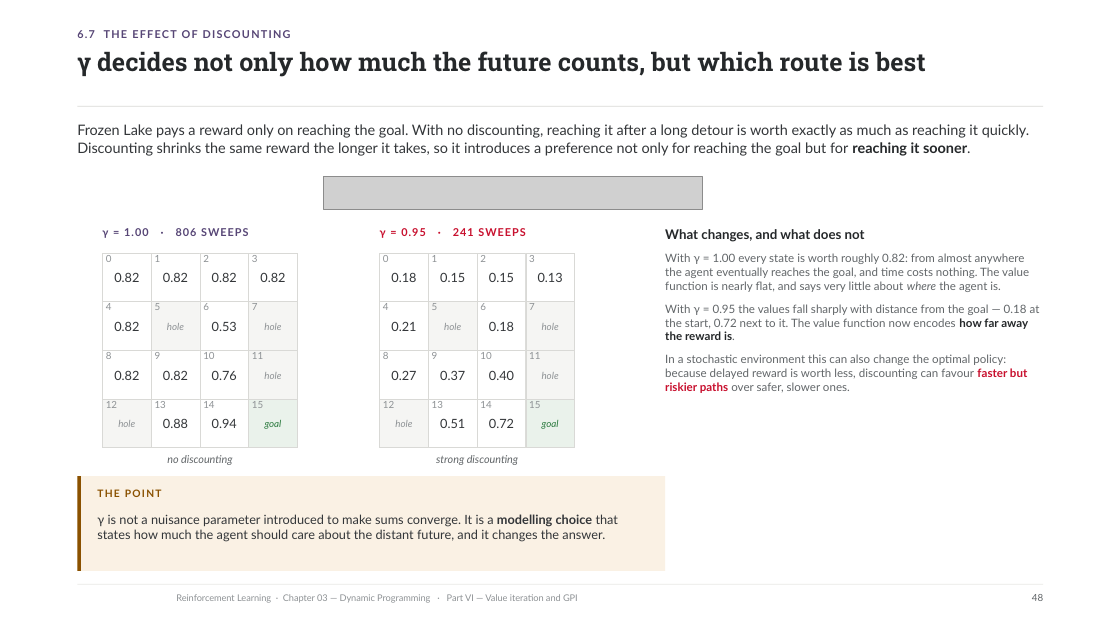
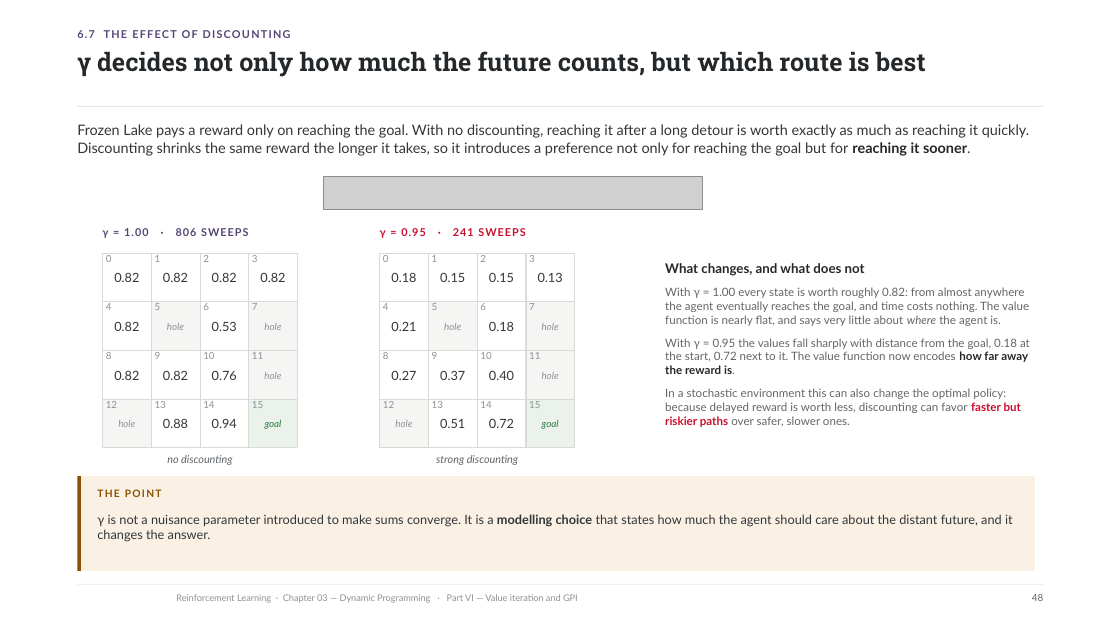
Before and after one commit to riccardoberta/reinforcement-learning, a slide deck: slide 48 of 03 - Dynamic Programming/slides.pptx. Drawn at 1120x630 pixels with LibreOffice and Linux fonts; fonts in the diff are those of the drawing; grey boxes stand for pictures; background and template pictures are left out. Boxes give left, top, right and bottom in pixels: in the first picture for what was removed or moved away, otherwise in the second. Text is boxed around its words. In the diff, an @@ line names an element or a change of style, - is before the commit and + after.

```diff
--- a/03 - Dynamic Programming/slides.pptx
+++ b/03 - Dynamic Programming/slides.pptx
@@ text "What changes, and what does ...": place and size @@
-text "What changes, and what does ..." at (665,229,1040,393)
+text "What changes, and what does ..." at (665,287,1030,427)
@@ text at (665,338,1030,427): text changed @@
-With γ = 0.95 the values fall sharply with distance from the goal — 0.18 at the start, 0.72 next to it. The value function now encodes how far away the reward is.
-In a stochastic environment this can also change the optimal policy: because delayed reward is worth less, discounting can favour faster but riskier paths over safer, slower ones.
+With γ = 0.95 the values fall sharply with distance from the goal, 0.18 at the start, 0.72 next to it. The value function now encodes how far away the reward is.
+In a stochastic environment this can also change the optimal policy: because delayed reward is worth less, discounting can favor faster but riskier paths over safer, slower ones.
@@ rectangle: place and size @@
-rectangle at (77,476,665,571)
+rectangle at (77,476,1035,571)
@@ text "γ is not a nuisance ..." rewrapped from (97,514,618,542) to (97,514,1013,542) @@
```
Also in this commit, not shown: 27 other slides changed, 14 other files.
